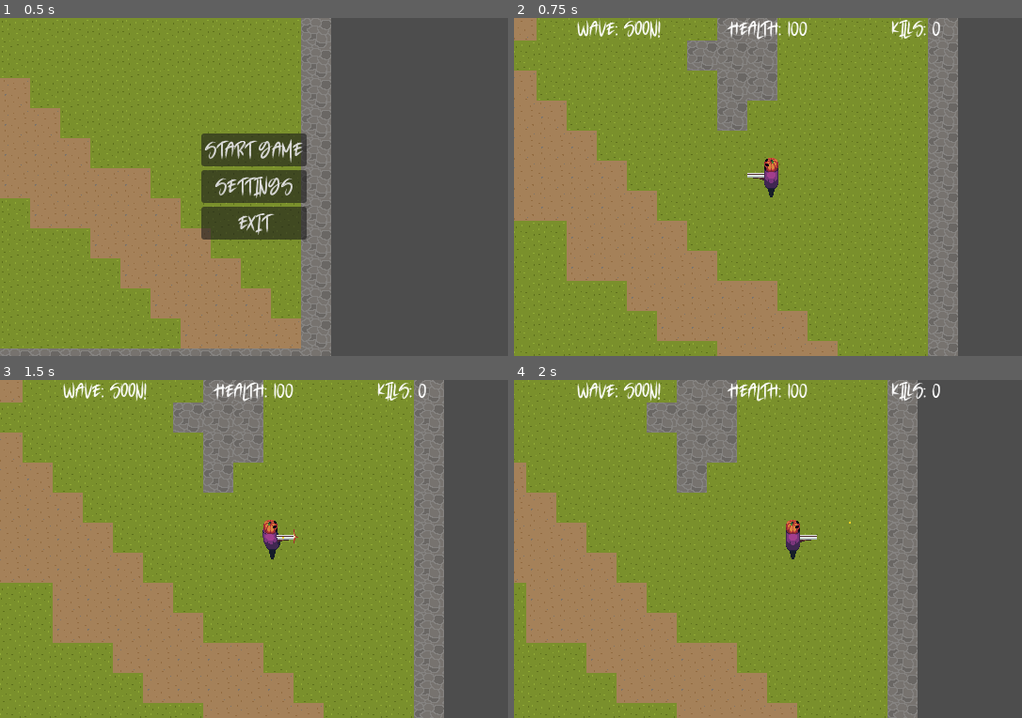
Above: before the commit, frames 1-4 (two rows, left to right).
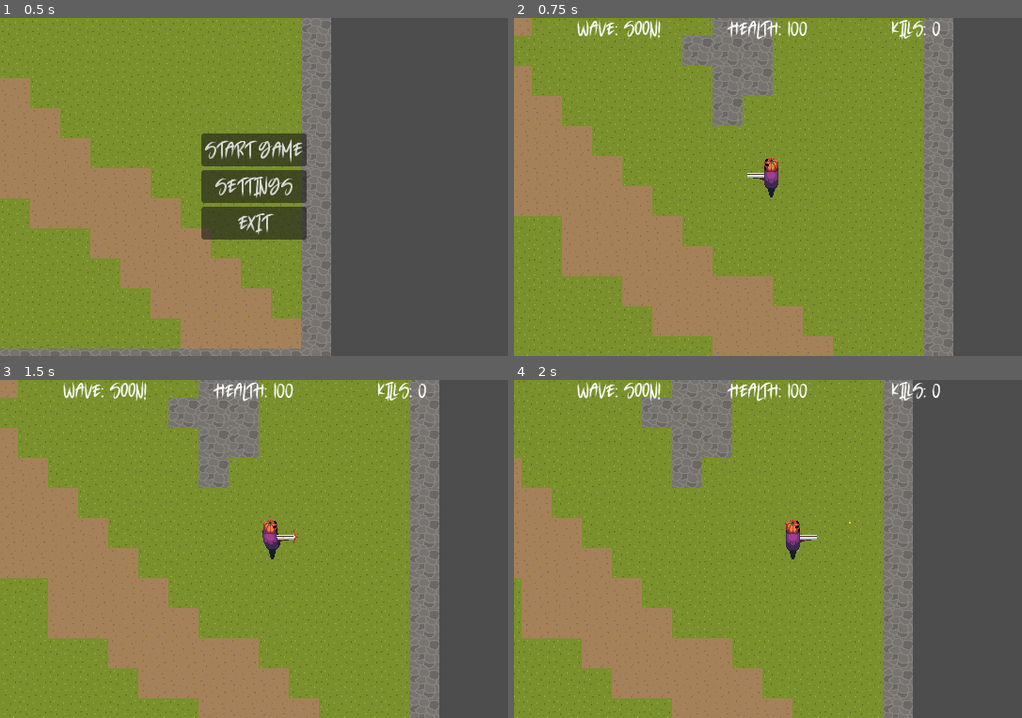
Above: after the commit, the same moments.

Repository: joshuardecker/eternal-harvest
Game: Godot game, scene res://World/world.tscn
Two runs of this game, one before a commit and one after it. Both use one fixed random seed, a clock stepped at 60 frames per second and the inputs below.
Inputs (mouse positions are in pixels of both pictures, inside the frame that each line leads up to):
- Up to frame 1 (0.5 s): no input
- Up to frame 2 (0.75 s): click "Start Game" at 0.5 s
- Up to frame 3 (1.5 s): tap Enter at 1.25 s; move the mouse to (365, 532) at 1.27 s; hold D (right) from 1.28 s (still down); click (365, 532) at 1.35 s
- Up to frame 4 (2 s): keep holding D (right)

Frame 1 is identical in both runs. In frame 2, 12% of the frame differs, in the area x 0-88%, y 0-100%; in frame 3, 12%; in frame 4, 11%.

Commit message:
Changed player starting position cause I was testing something

Diff:
--- a/Managers/game_manager.gd
+++ b/Managers/game_manager.gd
@@ -9,7 +9,7 @@
 
 @onready var player_scene: PackedScene = preload("res://Player/player.tscn")
 
-const PLAYER_STARTING_POS = Vector2(150, 60)
+const PLAYER_STARTING_POS = Vector2(155, 65)
 
 # Various managers:
 var ui_manager: UIManager
@@ -40,6 +40,7 @@
 	# Spawn the player.
 	player = player_scene.instantiate()
 	player.global_position = PLAYER_STARTING_POS
+
 	get_tree().root.add_child(player)
 
 	# Any node in the GhostSpawner group we know is a GhostSpawner class.
